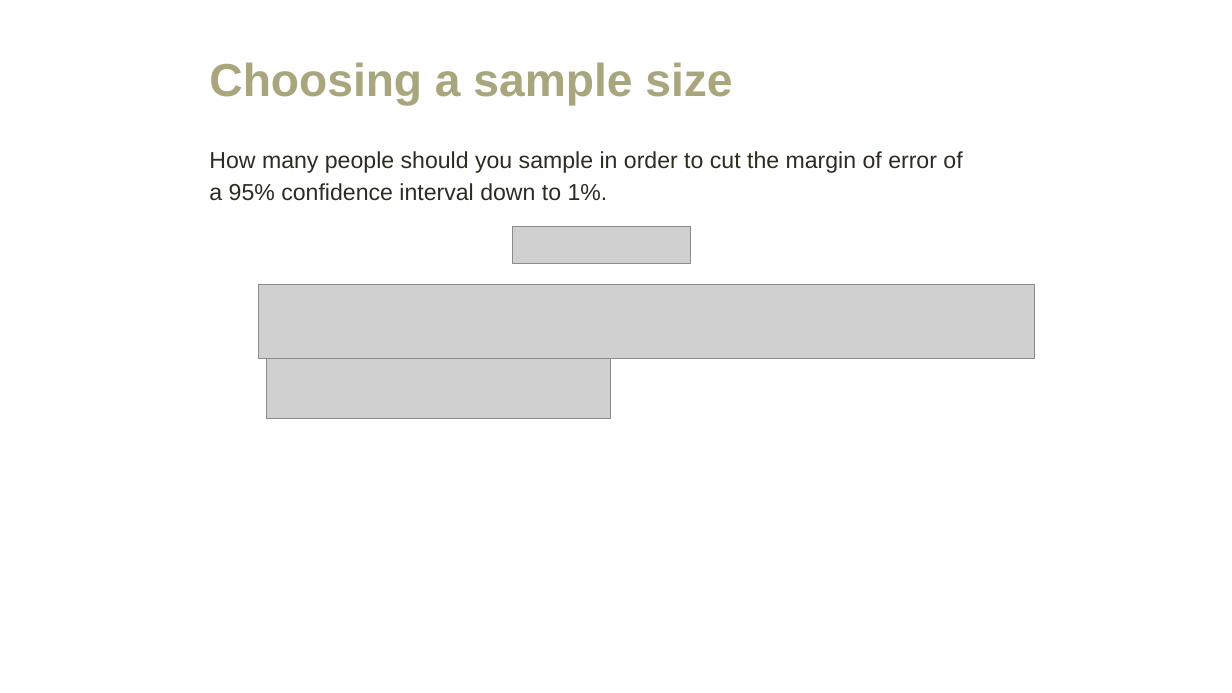
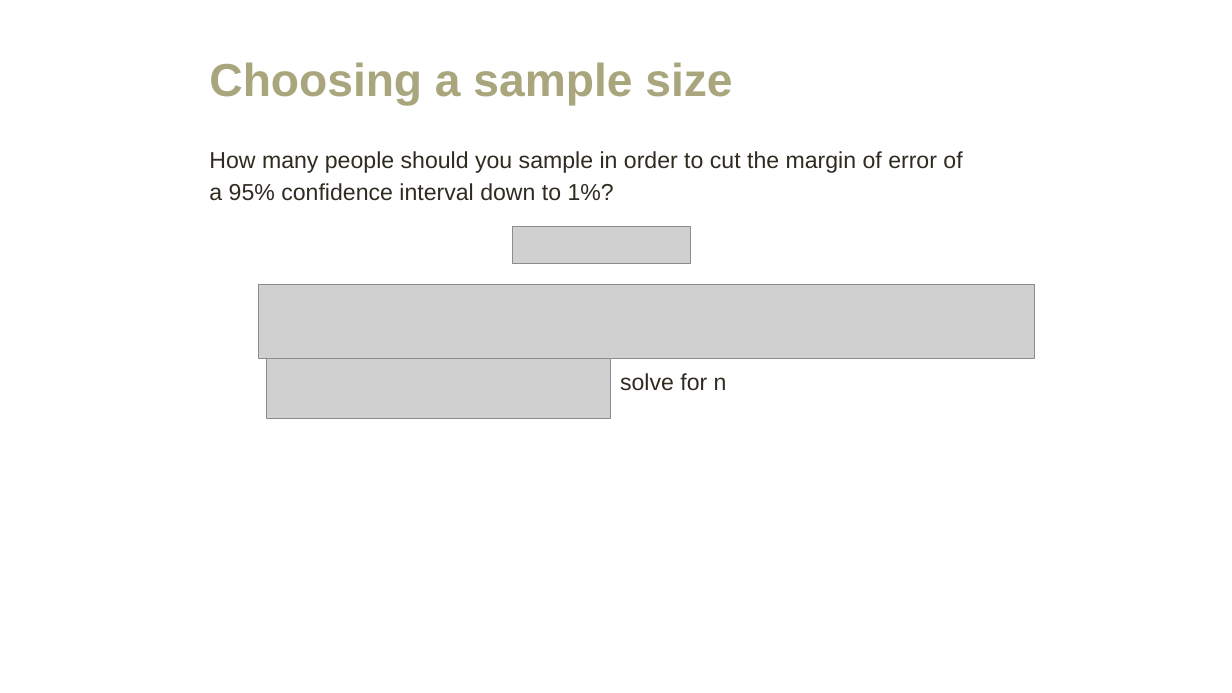
Before and after one commit to amosca01/MATH108-F23, a slide deck: slide 28 of slides/15-single-proportion.pptx (slide 25 before the commit). Drawn at 1232x693 pixels with LibreOffice and Linux fonts; fonts in the diff are those of the drawing; grey boxes stand for pictures. Boxes give left, top, right and bottom in pixels: in the first picture for what was removed or moved away, otherwise in the second. Text is boxed around its words. In the diff, an @@ line names an element or a change of style, - is before the commit and + after.

```diff
--- a/slides/15-single-proportion.pptx
+++ b/slides/15-single-proportion.pptx
@@ text at (x1=209, y1=151, x2=962, y2=201): text changed @@
-How many people should you sample in order to cut the margin of error of a 95% confidence interval down to 1%.
+How many people should you sample in order to cut the margin of error of a 95% confidence interval down to 1%?
@@ text added at (x1=620, y1=373, x2=727, y2=391), 18 pt, text #2F2B20 @@
+solve for n
```
Also in this commit, not shown: 6 other slides changed, 2 slides added, 2 other files.
